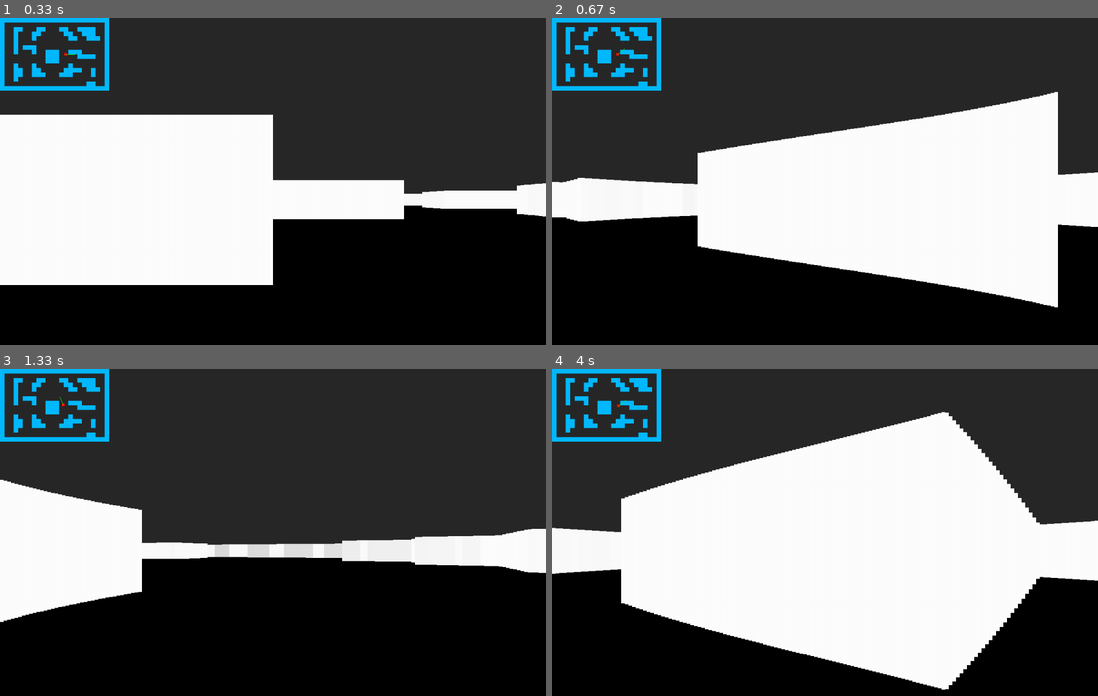
Above: before the commit, frames 1-4 (two rows, left to right).
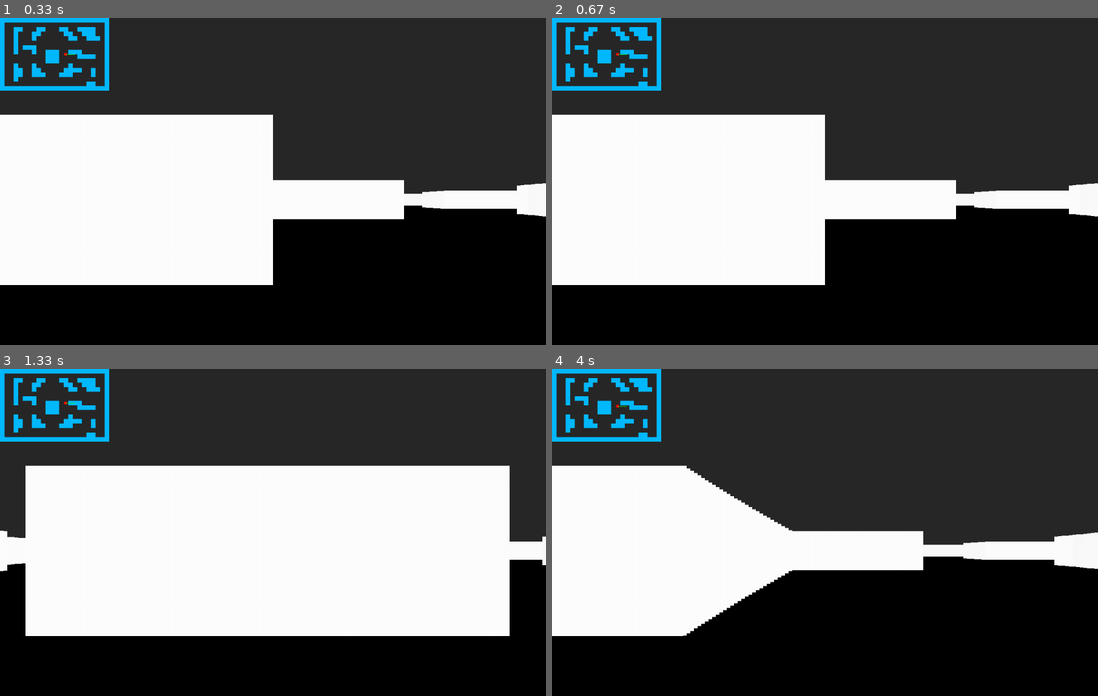
Above: after the commit, the same moments.

Repository: bo1ledOwl/YandexLyceumPyGameProject
Game: pygame game, started from main.py
The game is run twice, just before and just after one commit, with the same random seed, the same clock (stepped at 60 frames per second) and the same inputs.
Inputs (mouse positions are in pixels of both pictures, inside the frame that each line leads up to):
- Up to frame 1 (0.33 s): no input
- Up to frame 2 (0.67 s): hold Left from 0.33 s (still down); move the mouse to (814, 220) at 0.37 s
- Up to frame 3 (1.33 s): release Left at 0.87 s; hold Left 0.9-1.3 s; hold A 0.9-1.3 s; move the mouse to (180, 607) at 0.93 s
- Up to frame 4 (4 s): hold Right 1.33-1.97 s; hold D 1.33-1.97 s; move the mouse to (683, 633) at 1.37 s; hold Left 2-2.47 s; hold A 2-2.47 s; move the mouse to (966, 411) at 2.03 s; hold Right 2.5-2.97 s; hold D 2.5-2.97 s; move the mouse to (644, 633) at 2.53 s; hold Right 3-3.47 s; hold D 3-3.47 s; move the mouse to (1027, 643) at 3.03 s; hold Left from 3.5 s (still down); hold A from 3.5 s (still down); move the mouse to (661, 512) at 3.53 s

Frame 1 is identical in both runs. In frame 2, 34% of the frame differs, in the area x 0-100%, y 9-89%; in frame 3, 38%, in the area x 0-100%, y 8-82%; in frame 4, 38%.

Commit message:
поворот камеры

Diff:
--- a/main.py
+++ b/main.py
@@ -17,6 +17,9 @@
     for event in pygame.event.get():
         if event.type == pygame.QUIT:
             exit()
+        if event.type == pygame.KEYDOWN:
+            if event.key == pygame.K_ESCAPE:
+                exit()
     sc.fill(BLACK)
 
     # drawer.draw_player(player)
@@ -27,5 +30,5 @@
     player.movement()
 
     pygame.display.flip()
-    print(int(clock.get_fps()))
+    #print(int(clock.get_fps()))
     clock.tick(FPS)
--- a/player.py
+++ b/player.py
@@ -24,7 +24,14 @@
         if keys[pygame.K_d]:
             self.x += -PLAYER_SPEED * sin_a
             self.y -= -PLAYER_SPEED * cos_a
-        if keys[pygame.K_LEFT]:
-            self.angle = (self.angle - PLAYER_ROTATE_SPEED) % 360
-        if keys[pygame.K_RIGHT]:
-            self.angle = (self.angle + PLAYER_ROTATE_SPEED) % 360
+        mouse_move = (0, 0)
+        pygame.mouse.set_visible(False)
+        pygame.event.set_grab(True)
+        for event in pygame.event.get():
+            if event.type == pygame.MOUSEMOTION:
+                mouse_move = event.rel
+                print(event.rel)
+        if mouse_move[0] < 0:
+            self.angle -= PLAYER_ROTATE_SPEED * -(mouse_move[0]) // 5
+        elif mouse_move[0] > 0:
+            self.angle += PLAYER_ROTATE_SPEED * (mouse_move[0]) // 5
